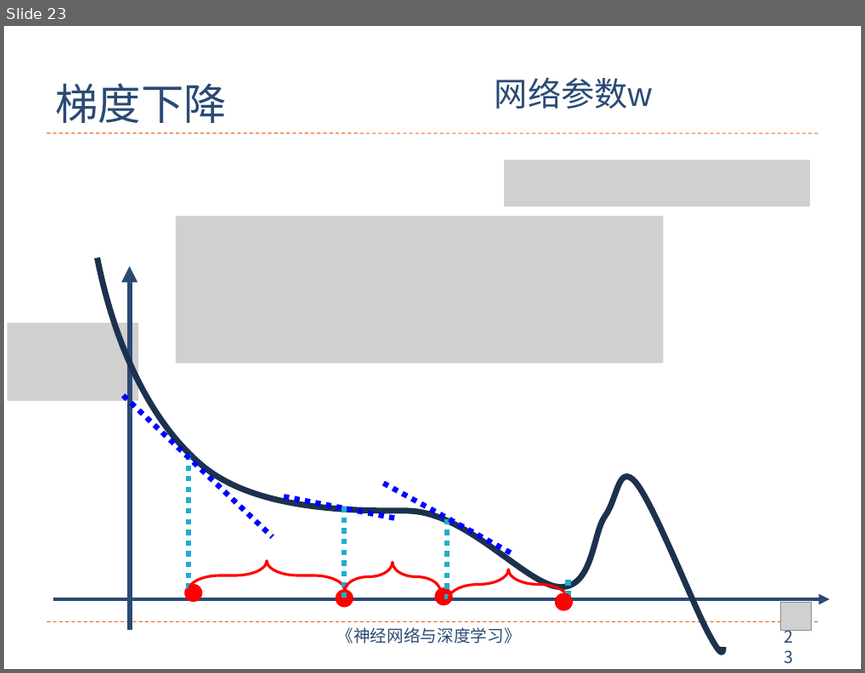
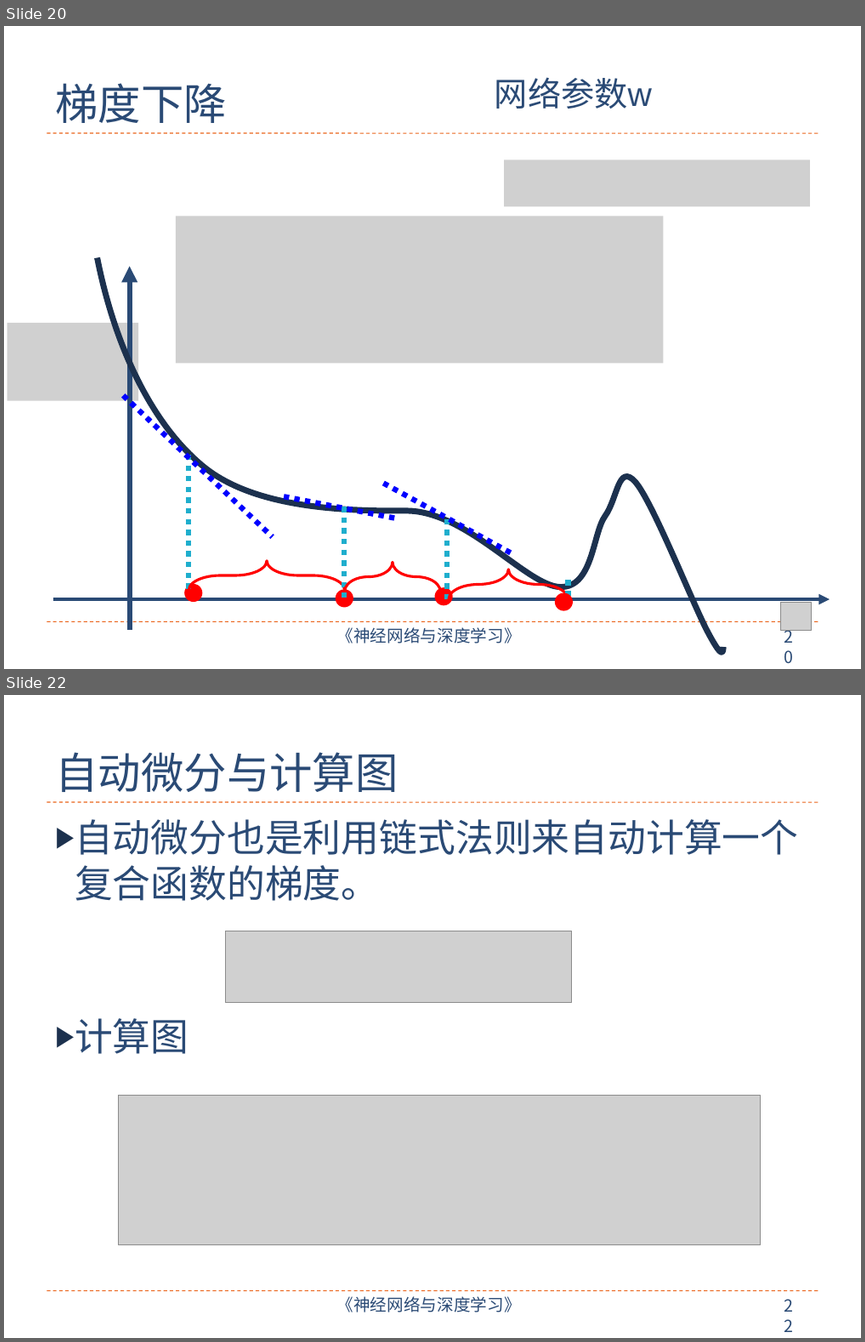
Before and after one commit to nndl/nndl.github.io, a slide deck: ppt/chap-前馈神经网络.pptx. Shown one above the other, each under a label of ours: slide 23 before the commit, slides 20 and 22 after it; the slides between them are not shown. The pictures are 865x673 and 865x1342 pixels, drawn with LibreOffice and Linux fonts; fonts in the diff are those of the drawing; grey boxes stand for pictures. Boxes give left, top, right and bottom in pixels: in the first picture for what was removed or moved away, otherwise in the second. Text is boxed around its words. In the diff, an @@ line names an element or a change of style, - is before the commit and + after.

```diff
--- a/ppt/chap-前馈神经网络.pptx
+++ b/ppt/chap-前馈神经网络.pptx
@@ slide 22 added at bbox=[4, 695, 861, 1338], background #FFFFFF; not listed: 4 template elements that a slide beside it also shows @@
@@ title added at bbox=[55, 752, 398, 792], 36 pt, text #2A4A75 @@
+自动微分与计算图
@@ text added at bbox=[75, 819, 799, 1054], 32 pt, text #2A4A75 @@
+▶ 自动微分也是利用链式法则来自动计算一个复合函数的梯度。
+▶ 计算图
@@ picture added at bbox=[225, 930, 571, 1002] @@
@@ picture added at bbox=[118, 1095, 760, 1245] @@
@@ what was slide 23 is now slide 20 @@
```
Also in this commit, not shown: 4 slides changed, 6 other slides added, 11 slides removed, 2 other files.
